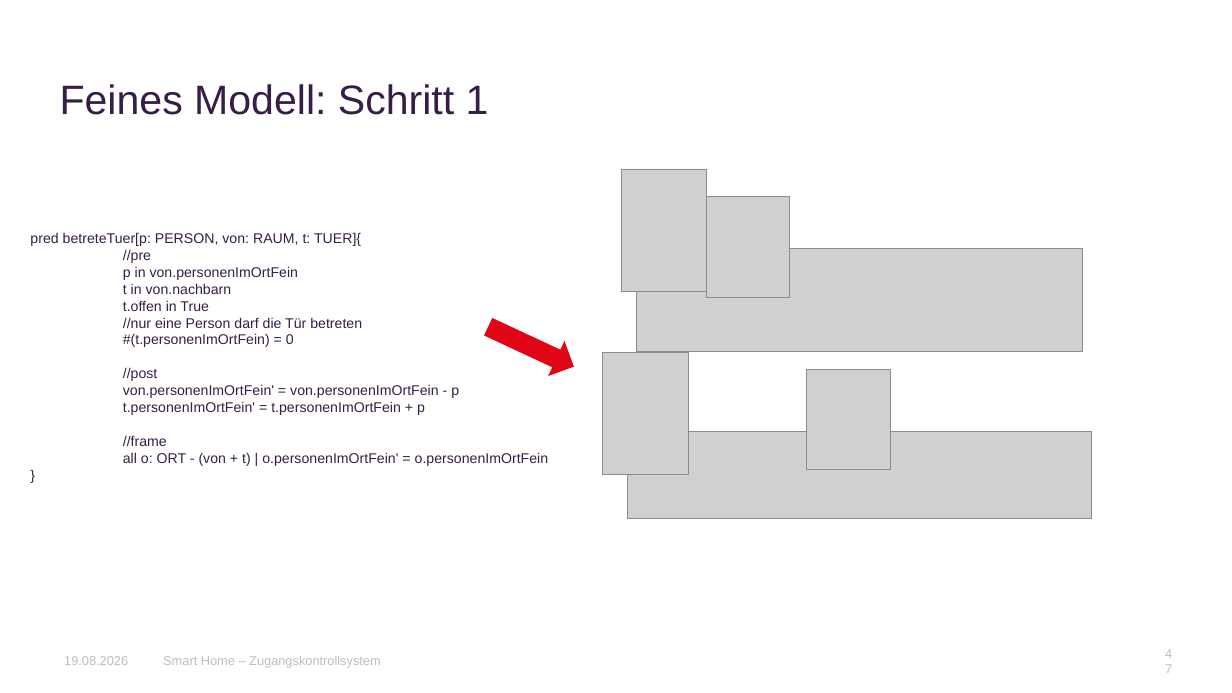
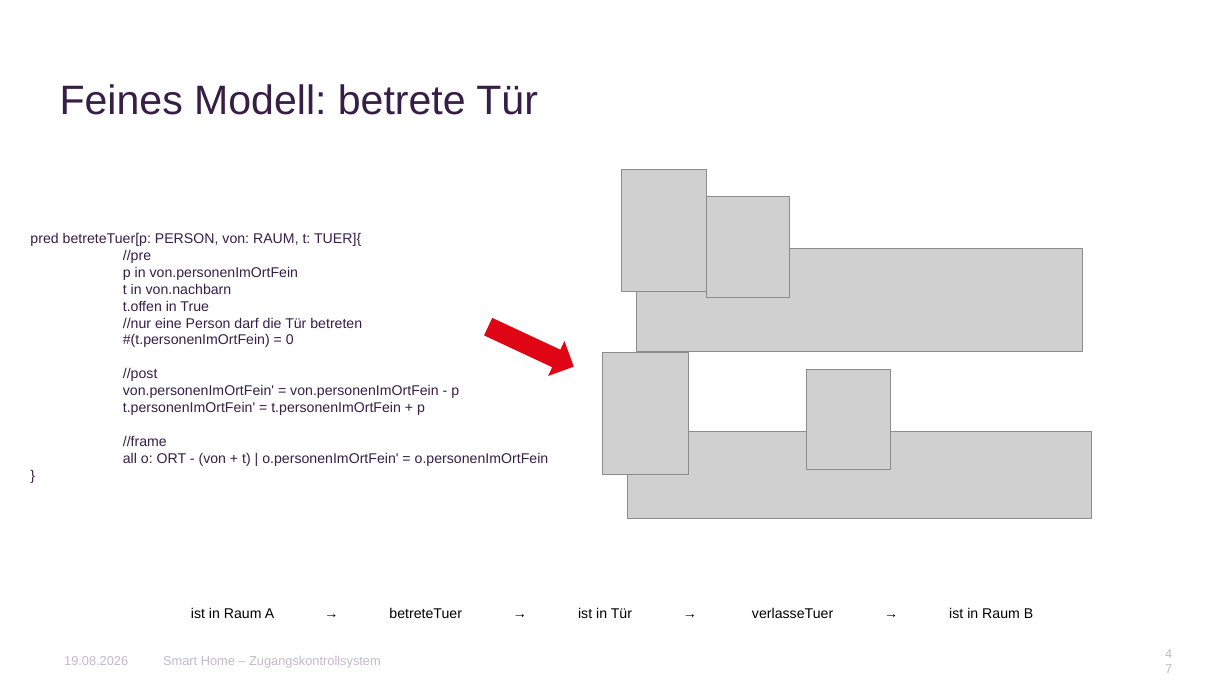
Before and after one commit to AnnaLiviaMartin/rs-smart-home, a slide deck: slide 47 of presentation/Smart_Home_Zugangskontrollsystem.pptx. Drawn at 1232x693 pixels with LibreOffice and Linux fonts; fonts in the diff are those of the drawing; grey boxes stand for pictures; background and template pictures are left out. Boxes give left, top, right and bottom in pixels: in the first picture for what was removed or moved away, otherwise in the second. Text is boxed around its words. In the diff, an @@ line names an element or a change of style, - is before the commit and + after.

```diff
--- a/presentation/Smart_Home_Zugangskontrollsystem.pptx
+++ b/presentation/Smart_Home_Zugangskontrollsystem.pptx
@@ title at (60, 84, 538, 115): text changed @@
-Feines Modell: Schritt 1
+Feines Modell: betrete Tür
@@ text added at (191, 607, 1033, 618), 11 pt, text #000000 @@
+ist in Raum A → betreteTuer → ist in Tür → verlasseTuer → ist in Raum B
```
Also in this commit, not shown: 13 other slides changed.
